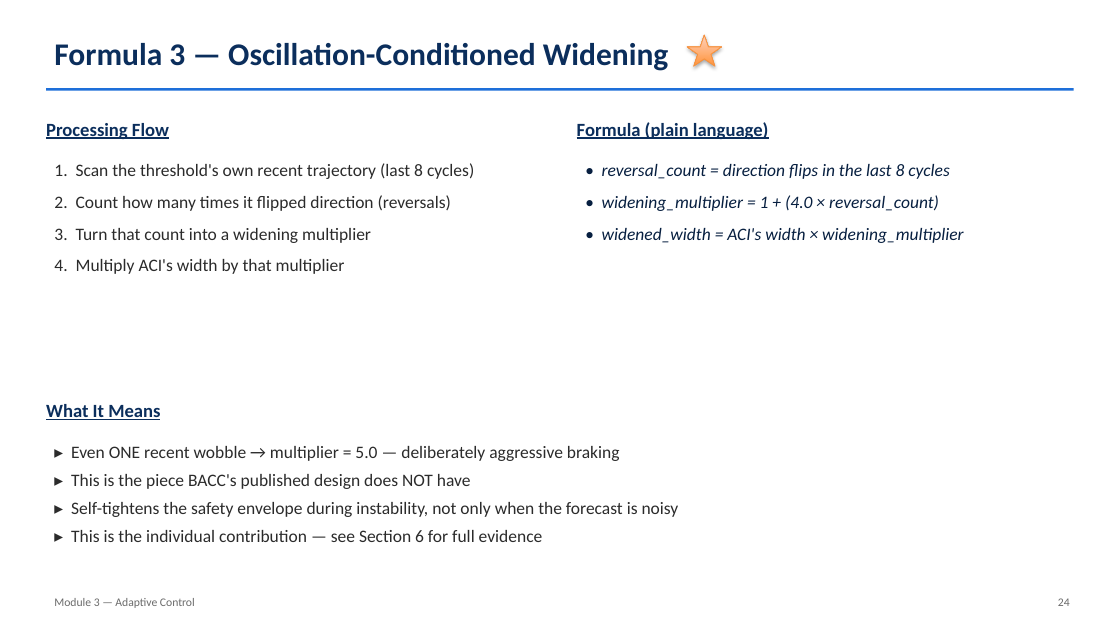
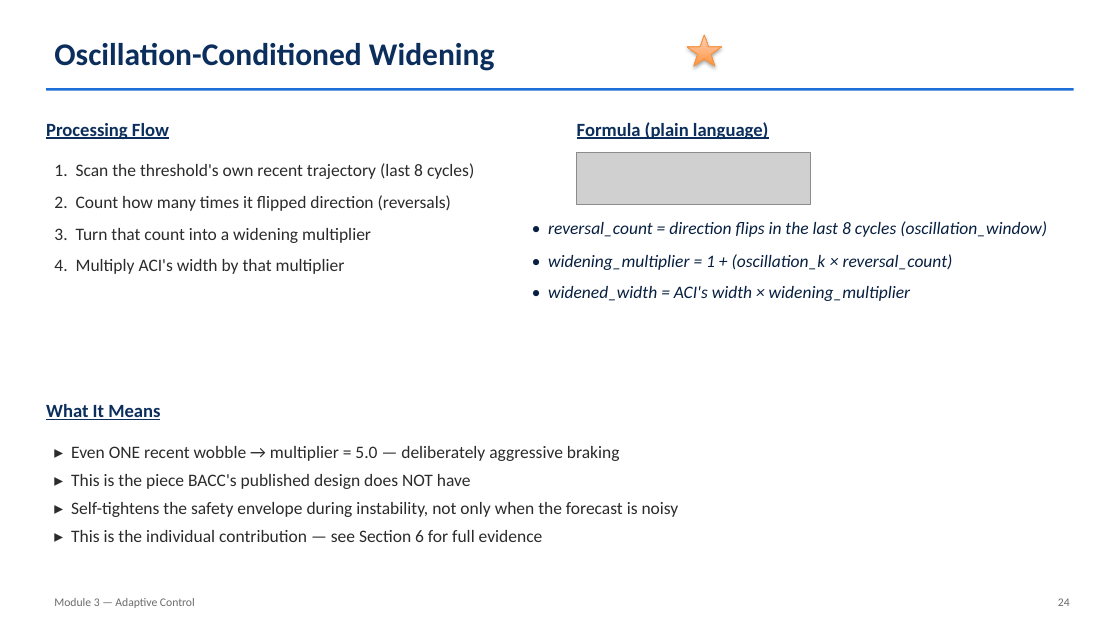
Before and after one commit to HarithaRandunu/Final_Year_Project_2026, a slide deck: slide 24 of docs/Module3_Actuator_Slides.pptx. Drawn at 1120x630 pixels with LibreOffice and Linux fonts; fonts in the diff are those of the drawing; grey boxes stand for pictures. Boxes give left, top, right and bottom in pixels: in the first picture for what was removed or moved away, otherwise in the second. Text is boxed around its words. In the diff, an @@ line names an element or a change of style, - is before the commit and + after.

```diff
--- a/docs/Module3_Actuator_Slides.pptx
+++ b/docs/Module3_Actuator_Slides.pptx
@@ text at (54,43,494,71): text changed @@
-Formula 3 — Oscillation-Conditioned Widening
+Oscillation-Conditioned Widening
@@ picture added at (577,153,811,205) @@
@@ text "• reversal_count = direction flips ...": place and size @@
-text "• reversal_count = direction flips ..." at (602,164,963,243)
+text "• reversal_count = direction flips ..." at (548,221,1047,301)
@@ text at (548,221,1047,270): text changed @@
-• reversal_count = direction flips in the last 8 cycles
-• widening_multiplier = 1 + (4.0 × reversal_count)
+• reversal_count = direction flips in the last 8 cycles (oscillation_window)
+• widening_multiplier = 1 + (oscillation_k × reversal_count)
```
Also in this commit, not shown: 11 other slides changed, 4 slides added, 1 slide removed, 12 other files.
